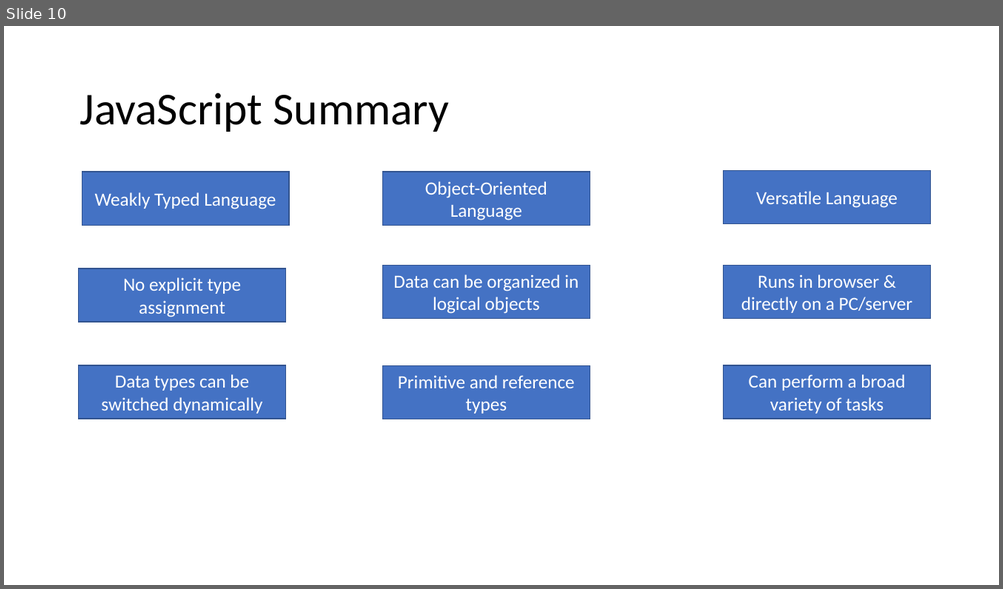
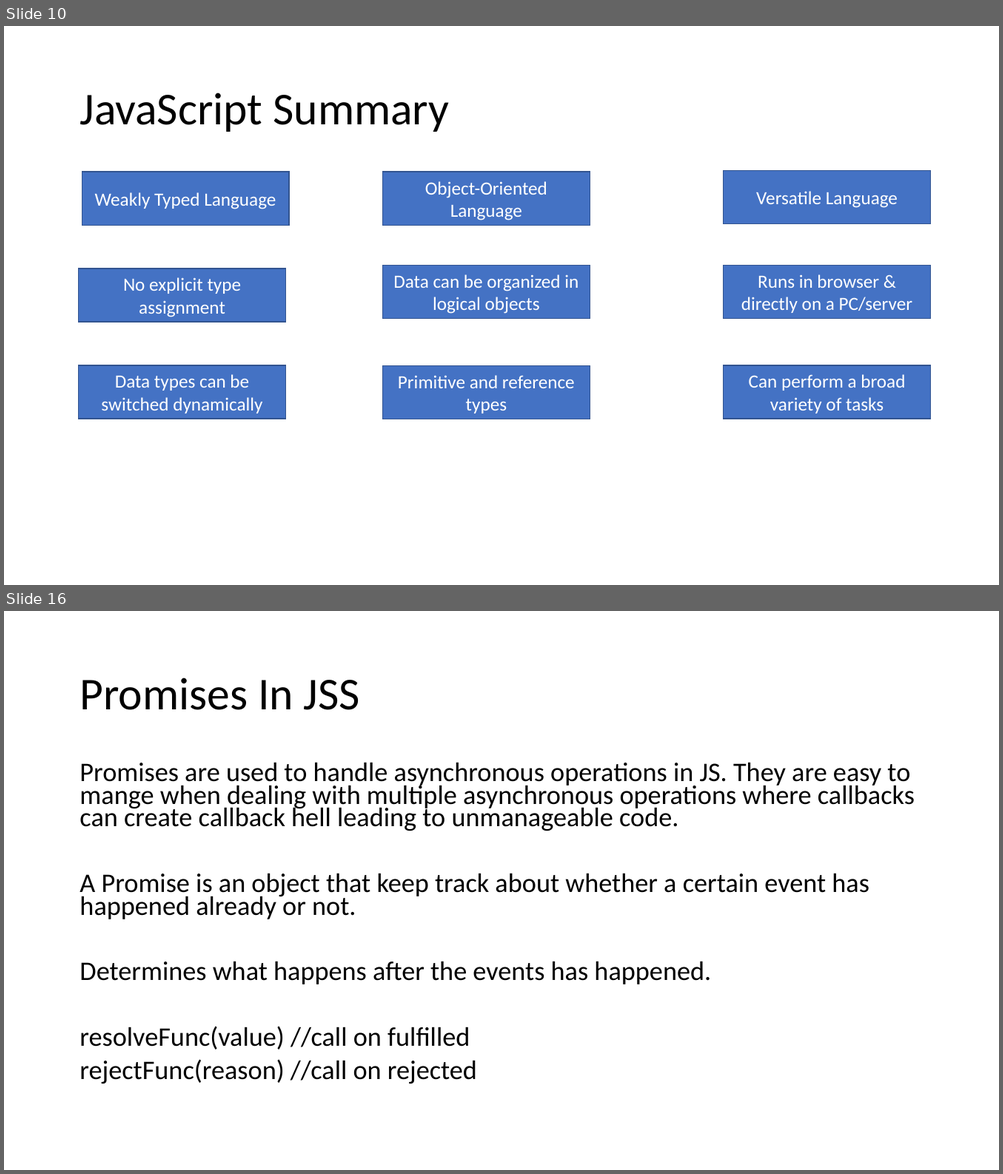
Before and after one commit to PiyushChaturvedii/Batch04, a slide deck: What is Node.pptx. Shown one above the other, each under a label of ours: slide 10 before the commit, slides 10 and 16 after it; the slides between them are not shown. The pictures are 1003x589 and 1003x1174 pixels, drawn with LibreOffice and Linux fonts; fonts in the diff are those of the drawing. Boxes give left, top, right and bottom in pixels: in the first picture for what was removed or moved away, otherwise in the second. Text is boxed around its words. In the diff, an @@ line names an element or a change of style, - is before the commit and + after.

Commit message:
callback

```diff
--- a/What is Node.pptx
+++ b/What is Node.pptx
@@ slide 16 added at <box>4,611,999,1170</box>, background #FFFFFF @@
@@ title added at <box>79,678,360,710</box>, 44 pt, text #000000 @@
+Promises In JSS
@@ text added at <box>79,762,914,1085</box>, 25.9 pt, text #000000 @@
+Promises are used to handle asynchronous operations in JS. They are easy to mange when dealing with multiple asynchronous operations where callbacks can create callback hell leading to unmanageable code.
+A Promise is an object that keep track about whether a certain event has happened already or not.
+Determines what happens after the events has happened.
+resolveFunc(value) //call on fulfilled
+rejectFunc(reason) //call on rejected
```
Also in this commit, not shown: 1 slide changed, 4 other slides added, 1 slide removed, 2 other files.
